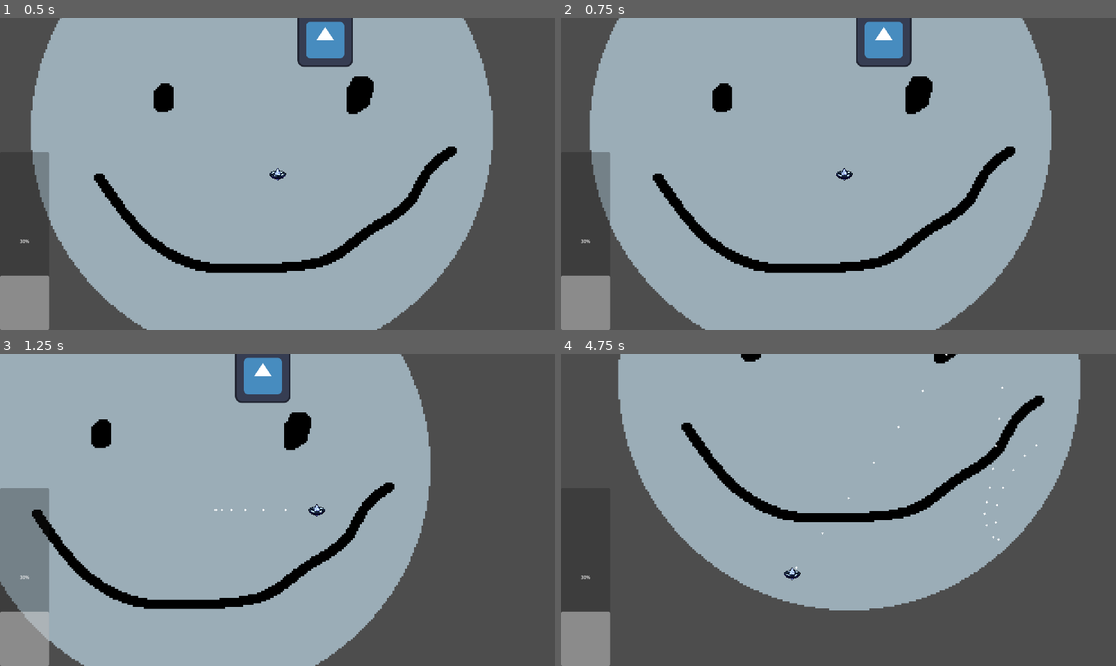
Above: before the commit, frames 1-4 (two rows, left to right).
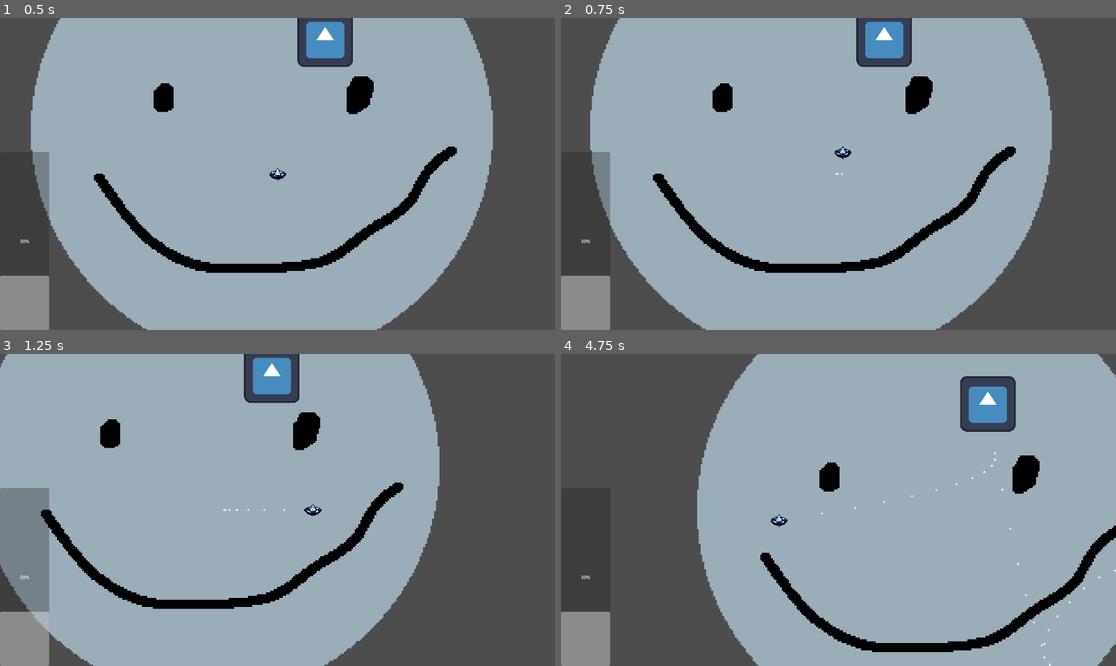
Above: after the commit, the same moments.

Repository: Dragos-Lup/spin
Game: Godot game, scene res://scenes/testing_scene.tscn
The game is run twice, just before and just after one commit, with the same random seed, the same clock (stepped at 60 frames per second) and the same inputs. The engine's default icon, where the game draws it, is replaced by a stand-in: a white triangle on a blue panel in a dark square.
Inputs (mouse positions are in pixels of both pictures, inside the frame that each line leads up to):
- Up to frame 1 (0.5 s): no input
- Up to frame 2 (0.75 s): move the mouse to (960, 158) at 0.52 s; hold D (right) from 0.53 s (still down); click (960, 158) at 0.6 s
- Up to frame 3 (1.25 s): keep holding D (right)
- Up to frame 4 (4.75 s): move the mouse to (727, 525) at 1.27 s; release D (right) at 1.28 s; hold S (down) 1.28-2.03 s; click (727, 525) at 1.35 s; move the mouse to (894, 441) at 2.02 s; hold D (right) 2.03-2.78 s; click (894, 441) at 2.1 s; move the mouse to (810, 572) at 2.77 s; hold W (up) 2.78-3.53 s; click (810, 572) at 2.85 s; move the mouse to (1005, 556) at 3.52 s; hold A (left) from 3.53 s (still down); click (1005, 556) at 3.6 s; move the mouse to (672, 463) at 4.27 s; click (672, 463) at 4.35 s

Frame 1 is identical in both runs. In frame 2, 0.7% of the frame differs, in the area x 5-89%, y 0-100%; in frame 3, 6.5%; in frame 4, 39%, in the area x 10-100%, y 0-100%.

Commit message:
Update main_character.gd

Diff:
--- a/scripts/main_character.gd
+++ b/scripts/main_character.gd
@@ -22,18 +22,18 @@
 	var direction := Input.get_vector("left", "right", "up", "down").normalized()
 	var target_vel = (direction * SPEED).limit_length(MAX_SPEED) #This is how fast we want to go
 
-	#if Input.is_action_just_pressed("dash"):
-		#dash_start_time = Time.get_ticks_msec()
-		#state_machine.travel("jump")
-		#MAX_SPEED *= DASH_SLOW
+	if Input.is_action_just_pressed("dash"):
+		dash_start_time = Time.get_ticks_msec()
+		state_machine.travel("jump")
+		MAX_SPEED *= DASH_SLOW
 		#
-	#if Input.is_action_just_released("dash"):
-		#assert(MAX_SPEED == 200)  ## This will need to be removed in final build
-		#MAX_SPEED *= 1 / DASH_SLOW
-		#var chargetime = Time.get_ticks_msec() - dash_start_time
-		#if (chargetime) > 850:
-			#var dash_vector = (get_global_mouse_position() - global_position).normalized()
-			#velocity = dash_vector * (DASH_SPEED * chargetime/1000)
+	if Input.is_action_just_released("dash"):
+		assert(MAX_SPEED == 200)  ## This will need to be removed in final build
+		MAX_SPEED *= 1 / DASH_SLOW
+		var chargetime = Time.get_ticks_msec() - dash_start_time
+		if (chargetime) > 850:
+			var dash_vector = (get_global_mouse_position() - global_position).normalized()
+			apply_impulse(dash_vector * (DASH_SPEED * chargetime/1000))
 	#velocity = velocity.move_toward(target_vel, FRICTION)
 
 	#spin_bar.value = velocity.length() / 10
